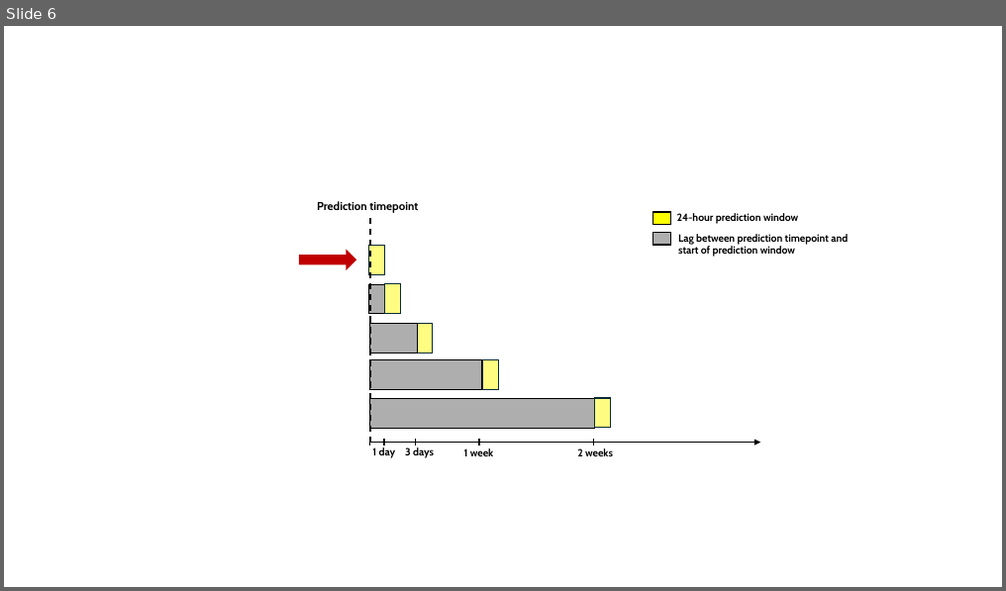
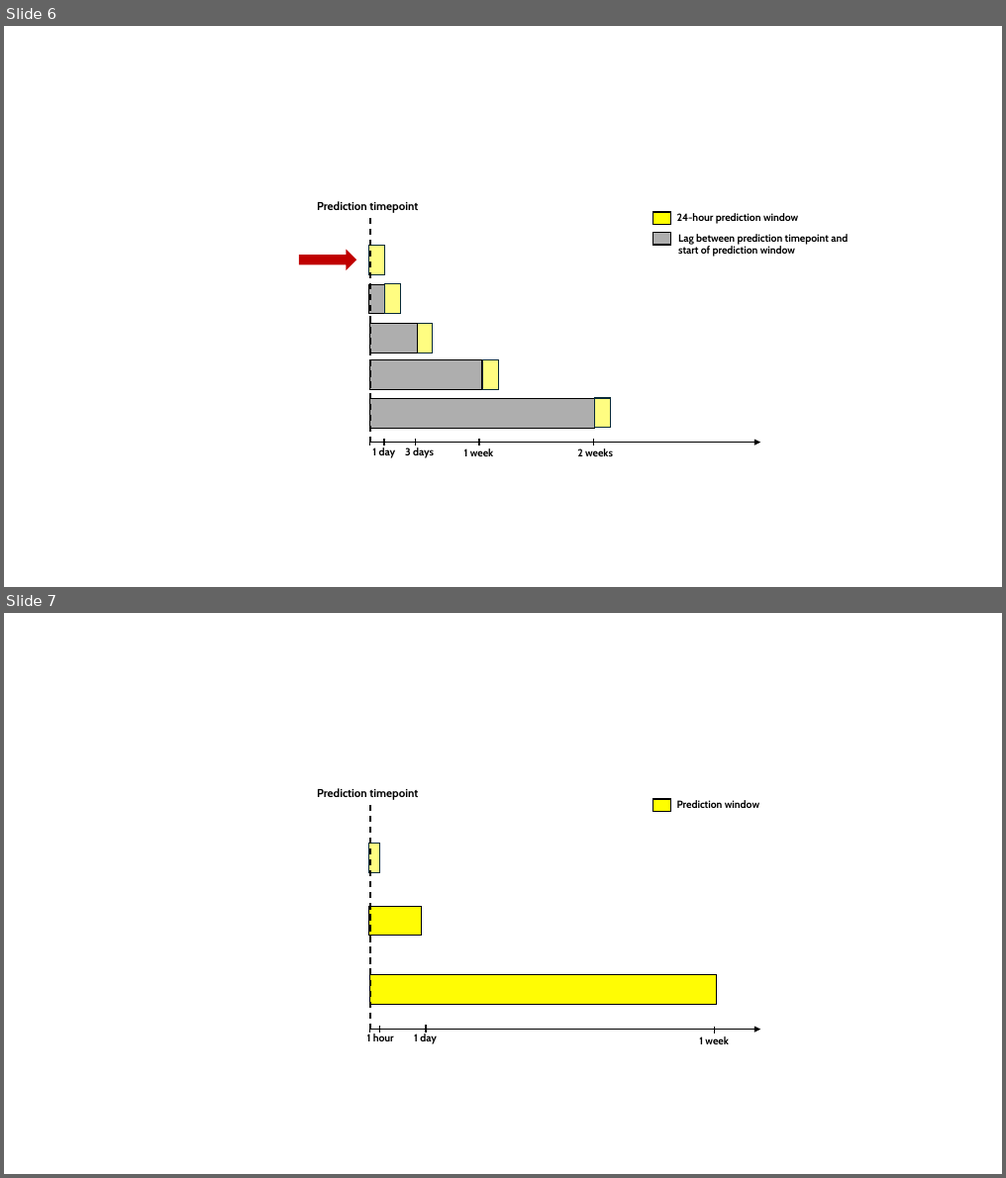
Before and after one commit to KendraPaquette/presentations, a slide deck: images/methods_figure.pptx. Shown one above the other, each under a label of ours: slide 6 before the commit, slides 6 and 7 after it. The pictures are 1006x591 and 1006x1178 pixels, drawn with LibreOffice and Linux fonts; fonts in the diff are those of the drawing. Boxes give left, top, right and bottom in pixels: in the first picture for what was removed or moved away, otherwise in the second. Text is boxed around its words. In the diff, an @@ line names an element or a change of style, - is before the commit and + after.

```diff
--- a/images/methods_figure.pptx
+++ b/images/methods_figure.pptx
@@ slide 7 added at bbox=[4, 613, 1002, 1174], background #FFFFFF @@
@@ text added at bbox=[317, 788, 418, 800], 11 pt, text #000000, bold @@
+Prediction timepoint
@@ line added from (371, 805) to (371, 1029), #000000 1.5 pt dashed @@
@@ rectangle added at bbox=[653, 799, 671, 811], fill #FFFF00, outline #000000 1.5 pt @@
@@ text added at bbox=[677, 800, 759, 808], 10 pt, text #000000, bold @@
+Prediction window
@@ rectangle added at bbox=[369, 843, 380, 872], fill #FFFC04 at 50% opacity, outline #092A39 1 pt @@
@@ rectangle added at bbox=[369, 906, 422, 936], fill #FFFC04, outline #000000 1 pt @@
@@ rectangle added at bbox=[370, 974, 716, 1004], fill #FFFC04, outline #000000 1 pt @@
@@ line added from (370, 1026) to (370, 1033), #000000 1 pt @@
@@ line added from (380, 1026) to (380, 1033), #000000 1.5 pt @@
@@ line added from (426, 1025) to (426, 1032), #000000 1.5 pt @@
@@ line added from (715, 1026) to (715, 1034), #000000 1.5 pt @@
@@ text added at bbox=[367, 1034, 394, 1042], 10 pt, text #000000, bold @@
+1 hour
@@ arrow added from (370, 1029) to (761, 1029), #000000 1 pt @@
@@ text added at bbox=[414, 1034, 437, 1045], 10 pt, text #000000, bold @@
+1 day
@@ text added at bbox=[699, 1037, 728, 1045], 10 pt, text #000000, bold @@
+1 week
```
Also in this commit, not shown: 3 other files.
